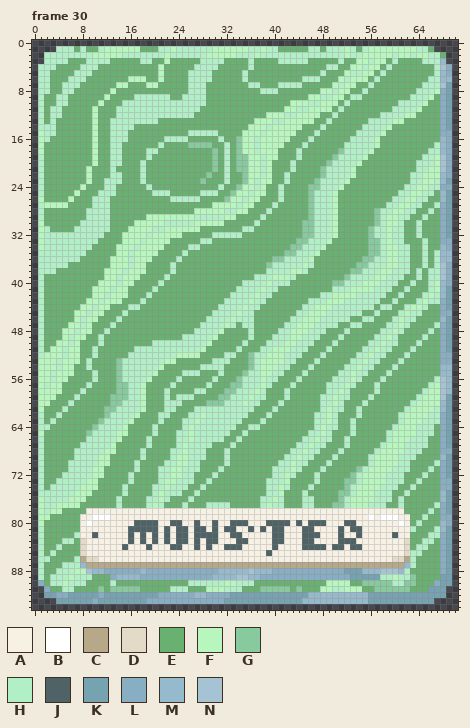
Pixel-art file, stored at art/DuckJokers.aseprite. Above: the version before the commit.
71x95 pixels, 34 frames. Shown: frame 30. The commit also changed other frames, which this record leaves out.
Palette (. is transparent): A #f7f1e4  B #ffffff  C #b7a88a  D #e3dac8  E #68b170  F #b7f7bd  G #87ca9e  H #b1efc6  J #4f6367  K #75a3b2  L #88aec3  M #96bacd  N #a6c3d3
The same view after the edit:
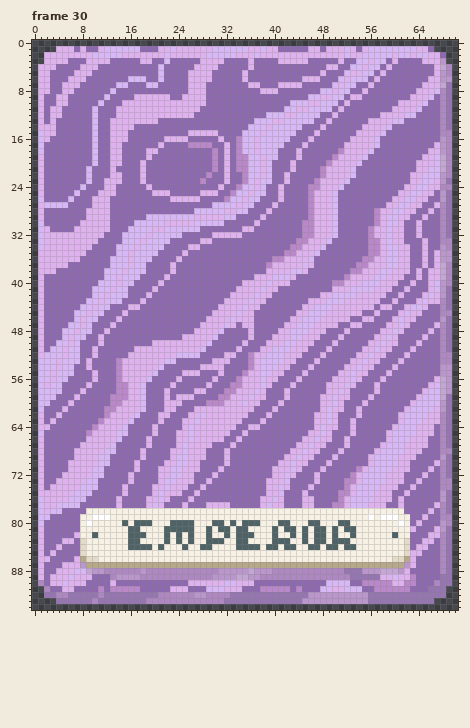
Difference:
{"colour":"E","old":"#68b170","new":"#8e68b1"}
{"colour":"F","old":"#b7f7bd","new":"#d8b7f7"}
{"colour":"G","old":"#87ca9e","new":"#ba87ca"}
{"colour":"H","old":"#b1efc6","new":"#e0b1ef"}
{"colour":"K","old":"#75a3b2","new":"#9675b2"}
{"colour":"L","old":"#88aec3","new":"#af88c3"}
{"colour":"M","old":"#96bacd","new":"#ba96cd"}
{"colour":"N","old":"#a6c3d3","new":"#c3a6d3"}
{"where": "frame 30, layer \"Overlay\""}
{"frame":30,"y":80,"x":15,"old":"A","new":"J"}
{"frame":30,"y":80,"x":20,"old":"J","new":"A"}
{"frame":30,"y":80,"x":25,"old":"AAJ","new":"JJA"}
{"frame":30,"y":80,"x":31,"old":"A","new":"J"}
{"frame":30,"y":80,"x":34,"old":"J","new":"A"}
{"frame":30,"y":80,"x":36,"old":"AA","new":"JJ"}
{"frame":30,"y":80,"x":39,"old":"JJ","new":"AA"}
{"frame":30,"y":80,"x":44,"old":"J","new":"A"}
{"frame":30,"y":80,"x":48,"old":"J","new":"A"}
{"frame":30,"y":80,"x":51,"old":"A","new":"J"}
{"frame":30,"y":80,"x":53,"old":"J","new":"A"}
{"frame":30,"y":81,"x":18,"old":"JJJ","new":"AAA"}
{"frame":30,"y":81,"x":23,"old":"A","new":"J"}
{"frame":30,"y":81,"x":26,"old":"AJJAJA","new":"JAAJAJ"}
{"frame":30,"y":81,"x":33,"old":"JAAJ","new":"AJJA"}
{"frame":30,"y":81,"x":38,"old":"J","new":"A"}
{"frame":30,"y":81,"x":41,"old":"JAA","new":"AJJ"}
{"frame":30,"y":81,"x":46,"old":"JAA","new":"AJJ"}
{"frame":30,"y":81,"x":50,"old":"AJA","new":"JAJ"}
{"frame":30,"y":81,"x":54,"old":"J","new":"A"}
{"frame":30,"y":82,"x":17,"old":"A","new":"J"}
{"frame":30,"y":82,"x":20,"old":"J","new":"A"}
{"frame":30,"y":82,"x":25,"old":"JAJJ","new":"AJAA"}
{"frame":30,"y":82,"x":30,"old":"J","new":"A"}
{"frame":30,"y":82,"x":32,"old":"AJ","new":"JA"}
{"frame":30,"y":82,"x":35,"old":"AA","new":"JJ"}
{"frame":30,"y":82,"x":41,"old":"J","new":"A"}
{"frame":30,"y":82,"x":43,"old":"A","new":"J"}
{"frame":30,"y":82,"x":46,"old":"J","new":"A"}
{"frame":30,"y":82,"x":48,"old":"A","new":"J"}
{"frame":30,"y":82,"x":50,"old":"AJ","new":"JA"}
{"frame":30,"y":82,"x":53,"old":"AJ","new":"JA"}
{"frame":30,"y":83,"x":17,"old":"AJ","new":"JA"}
{"frame":30,"y":83,"x":20,"old":"J","new":"A"}
{"frame":30,"y":83,"x":25,"old":"JAJ","new":"AJA"}
{"frame":30,"y":83,"x":31,"old":"A","new":"J"}
{"frame":30,"y":83,"x":42,"old":"A","new":"J"}
{"frame":30,"y":83,"x":46,"old":"JAA","new":"AJJ"}
{"frame":30,"y":83,"x":50,"old":"A","new":"J"}
{"frame":30,"y":83,"x":53,"old":"J","new":"A"}
{"frame":30,"y":84,"x":15,"old":"JAAA","new":"AJJJ"}
{"frame":30,"y":84,"x":21,"old":"A","new":"J"}
{"frame":30,"y":84,"x":23,"old":"JJA","new":"AAJ"}
{"frame":30,"y":84,"x":27,"old":"JA","new":"AJ"}
{"frame":30,"y":84,"x":32,"old":"JJ","new":"AA"}
{"frame":30,"y":84,"x":35,"old":"AAA","new":"JJJ"}
{"frame":30,"y":84,"x":39,"old":"A","new":"J"}
{"frame":30,"y":84,"x":42,"old":"AA","new":"JJ"}
{"frame":30,"y":84,"x":45,"old":"J","new":"A"}
{"frame":30,"y":84,"x":48,"old":"JA","new":"AJ"}
{"frame":30,"y":84,"x":51,"old":"JA","new":"AJ"}
{"frame":30,"y":84,"x":54,"old":"J","new":"A"}
{"frame":30,"y":85,"x":39,"old":"J","new":"A"}
{"label":"changed","picture_box":[38,46,452,604]}
